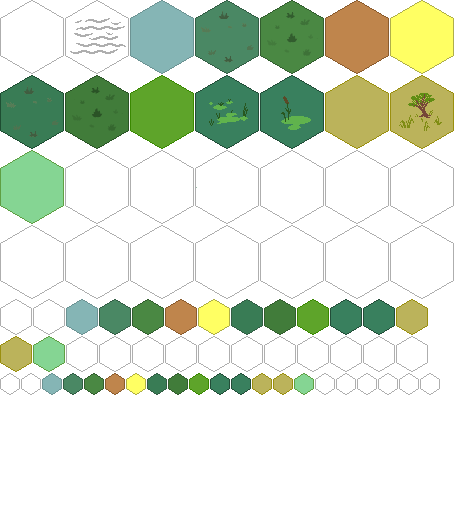
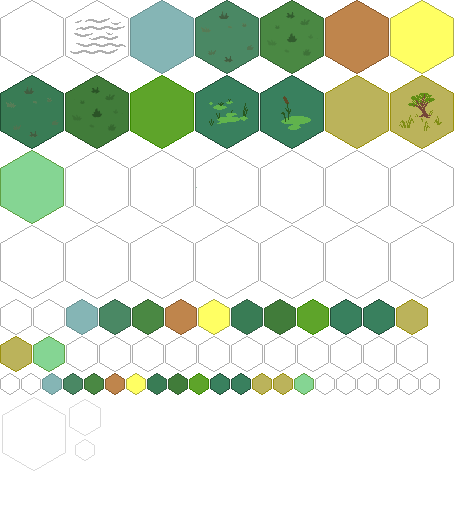
Layers edited between the first and the second 454×512 image:
added layer "ALSO transparency layer" (66%) above "HERES YOUR SHIT YW" over [3, 398, 100, 470]
added layer "HERES YOUR SHIT YW" above "Template" over [2, 397, 101, 471]
